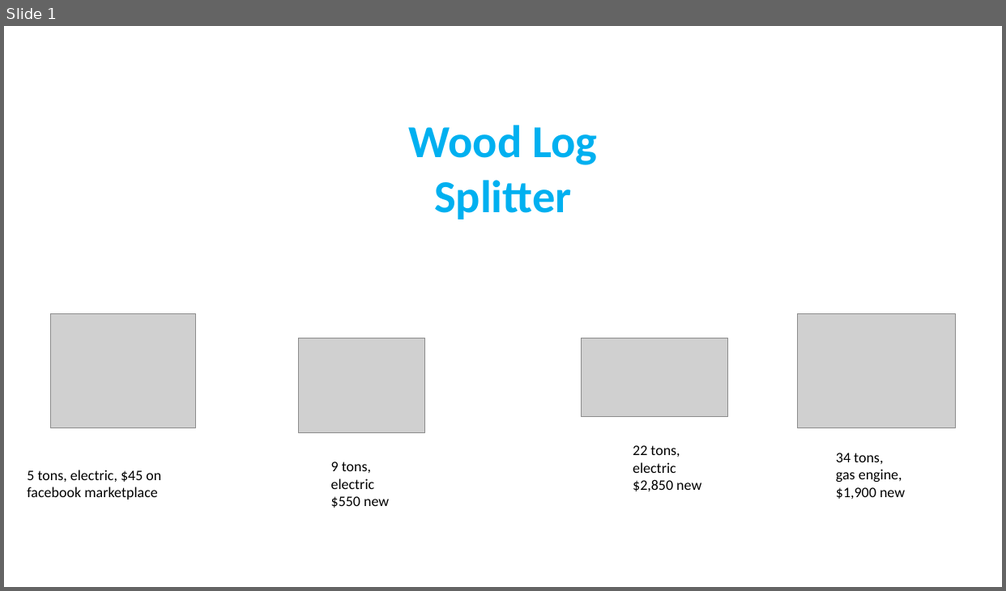
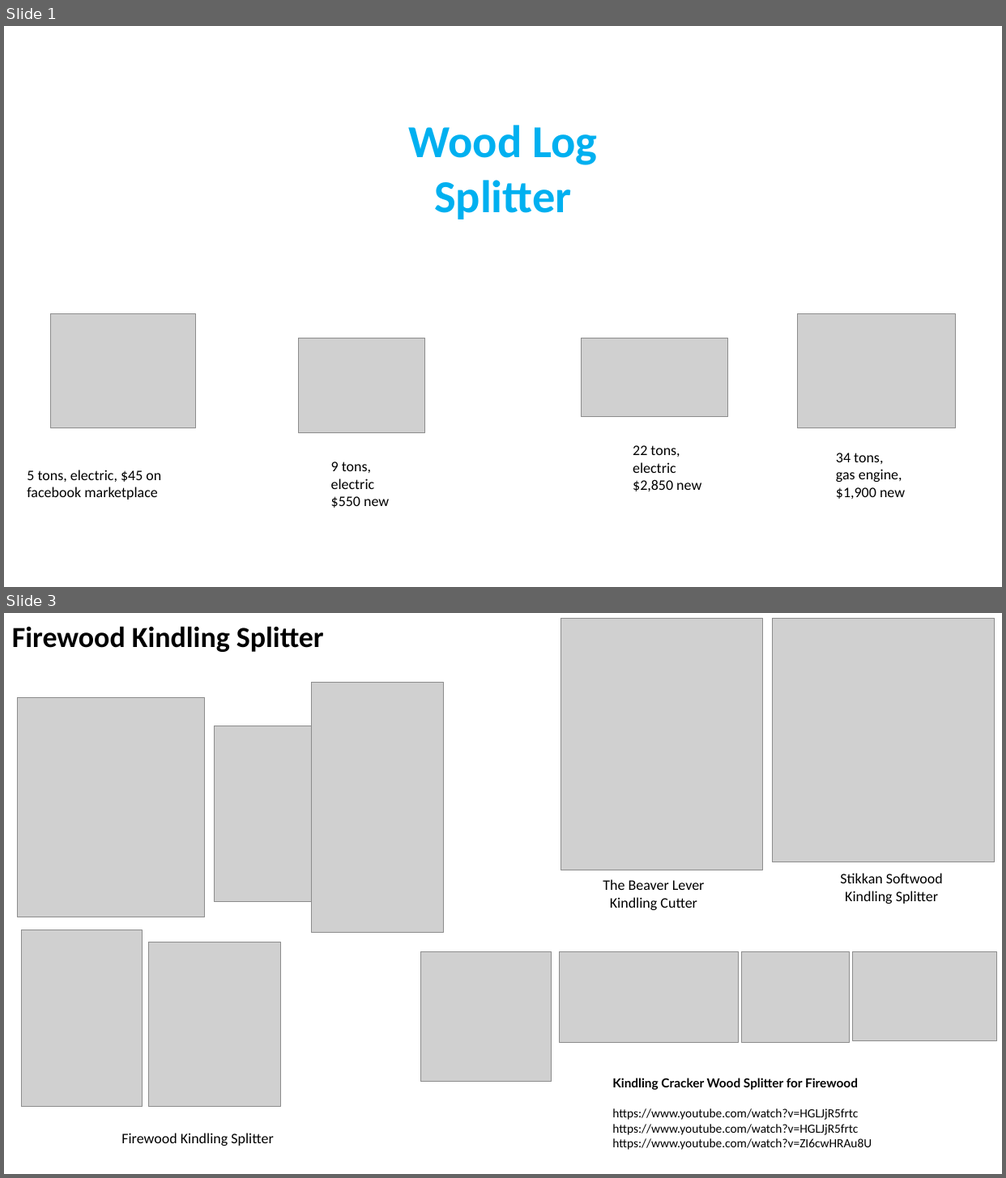
Before and after one commit to lselector/misc_farm, a slide deck: wood_log_splitter.pptx. Shown one above the other, each under a label of ours: slide 1 before the commit, slides 1 and 3 after it; the slides between them are not shown. The pictures are 1006x591 and 1006x1178 pixels, drawn with LibreOffice and Linux fonts; fonts in the diff are those of the drawing; grey boxes stand for pictures. Boxes give left, top, right and bottom in pixels: in the first picture for what was removed or moved away, otherwise in the second. Text is boxed around its words. In the diff, an @@ line names an element or a change of style, - is before the commit and + after.

```diff
--- a/wood_log_splitter.pptx
+++ b/wood_log_splitter.pptx
@@ slide 3 added at [4, 613, 1002, 1174], background #FFFFFF @@
@@ text added at [12, 626, 324, 652], 28 pt, text #000000, bold @@
+Firewood Kindling Splitter
@@ picture added at [561, 618, 762, 871] @@
@@ picture added at [772, 618, 995, 862] @@
@@ picture added at [312, 683, 444, 934] @@
@@ picture added at [18, 698, 205, 918] @@
@@ picture added at [215, 726, 312, 902] @@
@@ text added at [603, 879, 705, 910], 14 pt, text #000000 @@
+The Beaver Lever Kindling Cutter
@@ text added at [840, 873, 943, 904], 14 pt, text #000000 @@
+Stikkan Softwood Kindling Splitter
@@ picture added at [21, 931, 142, 1107] @@
@@ picture added at [148, 943, 280, 1106] @@
@@ picture added at [420, 952, 552, 1082] @@
@@ picture added at [559, 952, 739, 1042] @@
@@ picture added at [741, 952, 850, 1043] @@
@@ picture added at [853, 952, 997, 1042] @@
@@ text added at [612, 1078, 872, 1150], 12 pt, text #000000 @@
+Kindling Cracker Wood Splitter for Firewood
+https://www.youtube.com/watch?v=HGLJjR5frtc
+https://www.youtube.com/watch?v=HGLJjR5frtc
+https://www.youtube.com/watch?v=ZI6cwHRAu8U
@@ text added at [121, 1133, 273, 1146], 14 pt, text #000000 @@
+Firewood Kindling Splitter
```
Also in this commit, not shown: 1 slide changed, 2 other files.
